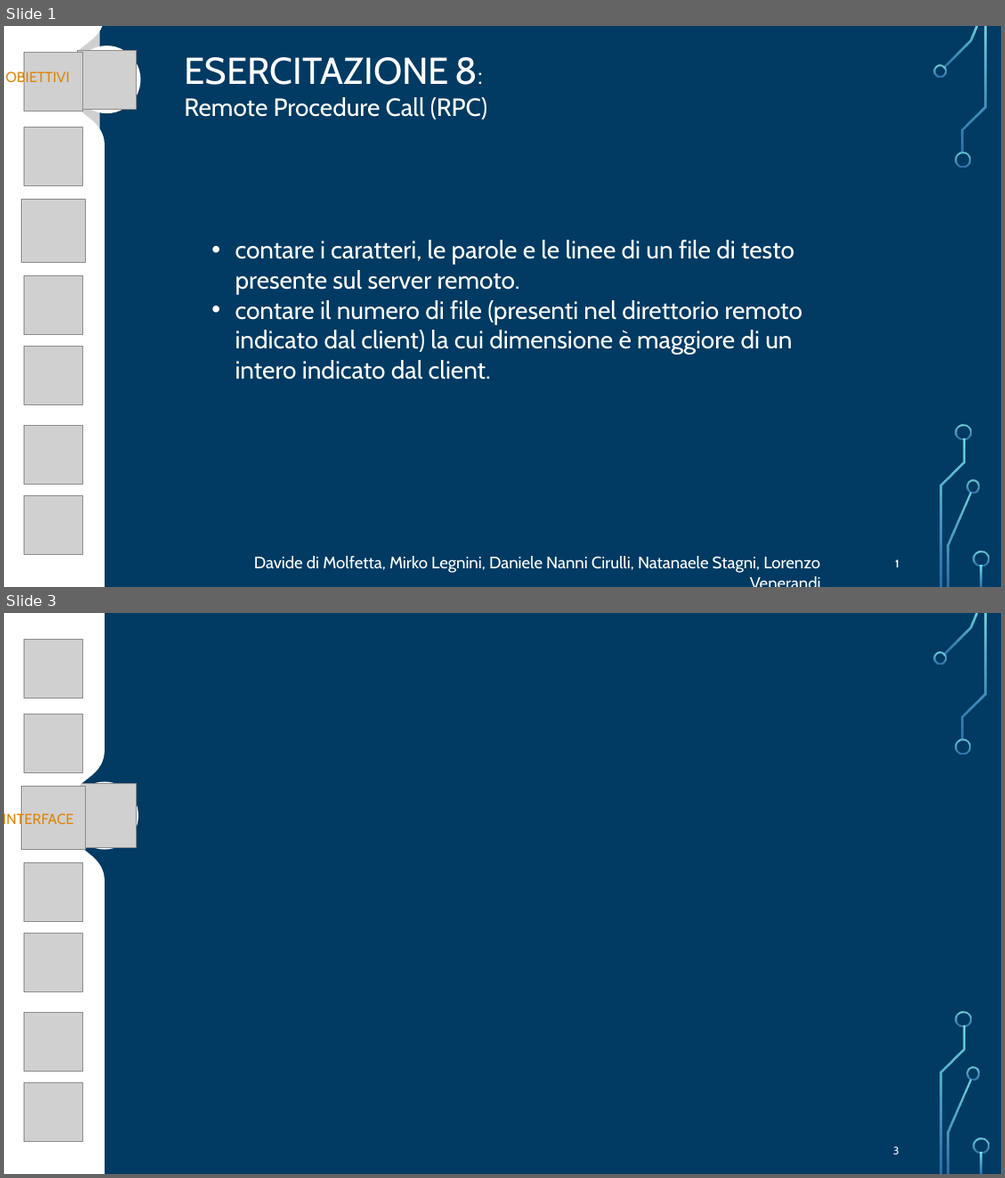
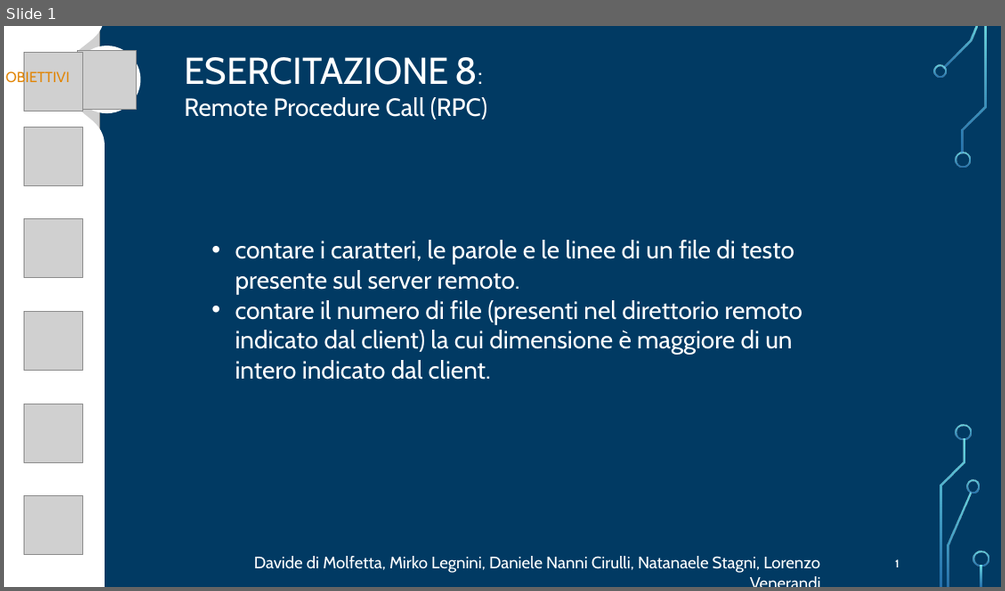
Before and after one commit to FlippaFloppa/Reti-di-Calcolatori-gruppo-Lore, a slide deck: Esercitazione_8/esercitazione8.pptx. Shown one above the other, each under a label of ours: slides 1 and 3 before the commit, slide 1 after it; the slides between them are not shown. The pictures are 1005x1178 and 1005x591 pixels, drawn with LibreOffice and Linux fonts; fonts in the diff are those of the drawing; grey boxes stand for pictures; background and template pictures are left out. Boxes give left, top, right and bottom in pixels: in the first picture for what was removed or moved away, otherwise in the second. Text is boxed around its words. In the diff, an @@ line names an element or a change of style, - is before the commit and + after.

```diff
--- a/Esercitazione_8/esercitazione8.pptx
+++ b/Esercitazione_8/esercitazione8.pptx
@@ slide 3 removed at (4,613,1001,1174), background picture (left out); not listed: 25 template elements that a slide beside it also shows @@
@@ freeform shape removed at (4,613,105,1174) @@
@@ picture removed at (24,639,82,698) @@
@@ picture removed at (24,714,82,773) @@
@@ group removed at (20,613,101,776): 8 freeform shapes @@
@@ picture removed at (21,786,85,850) @@
@@ ellipse removed at (71,782,138,850) @@
@@ picture removed at (73,784,137,847) @@
@@ text removed at (4,812,73,828) @@
-INTERFACE
@@ picture removed at (24,863,82,922) @@
@@ picture removed at (24,933,82,992) @@
@@ picture removed at (24,1013,82,1071) @@
@@ picture removed at (24,1083,82,1142) @@
@@ page number removed at (893,1146,899,1154) @@
-3
@@ slide 1 changed as well @@
@@ picture removed at (21,199,85,263) @@
@@ picture: place and size @@
-picture at (24,276,82,335)
+picture at (24,219,82,278)
@@ picture: place and size @@
-picture at (24,346,82,405)
+picture at (24,312,82,370)
@@ picture: place and size @@
-picture at (24,426,82,484)
+picture at (24,403,82,463)
@@ freeform shape: place and size @@
-freeform shape at (48,424,63,440)
+freeform shape at (54,455,70,471)
```
Also in this commit, not shown: 4 other slides changed, 1 slide added, 1 other slide removed.
